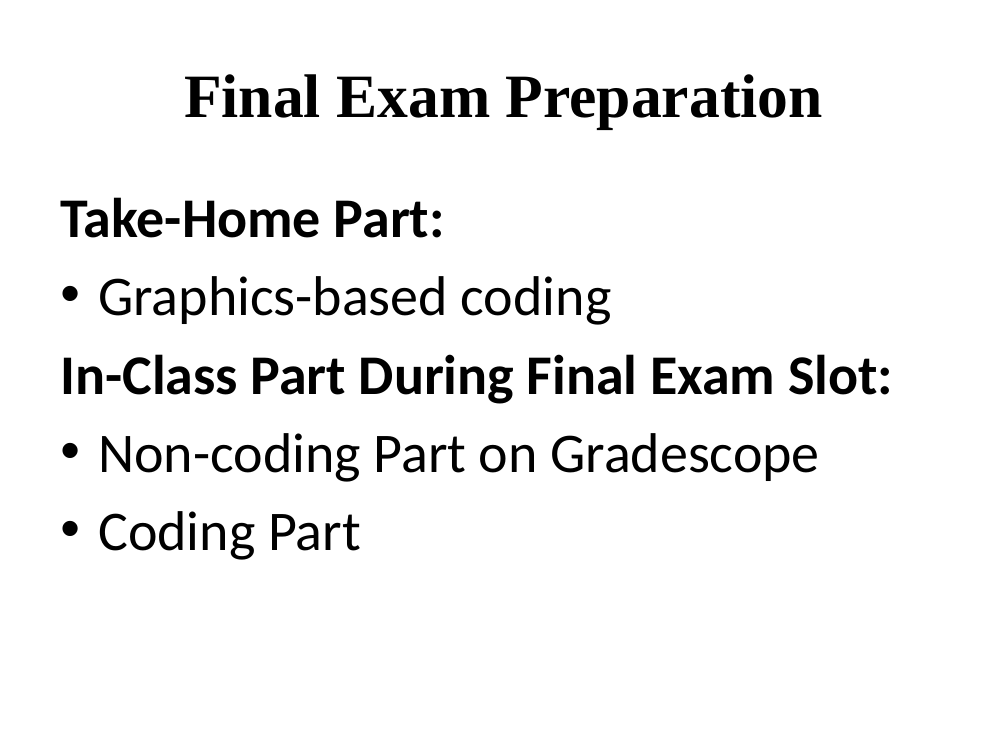
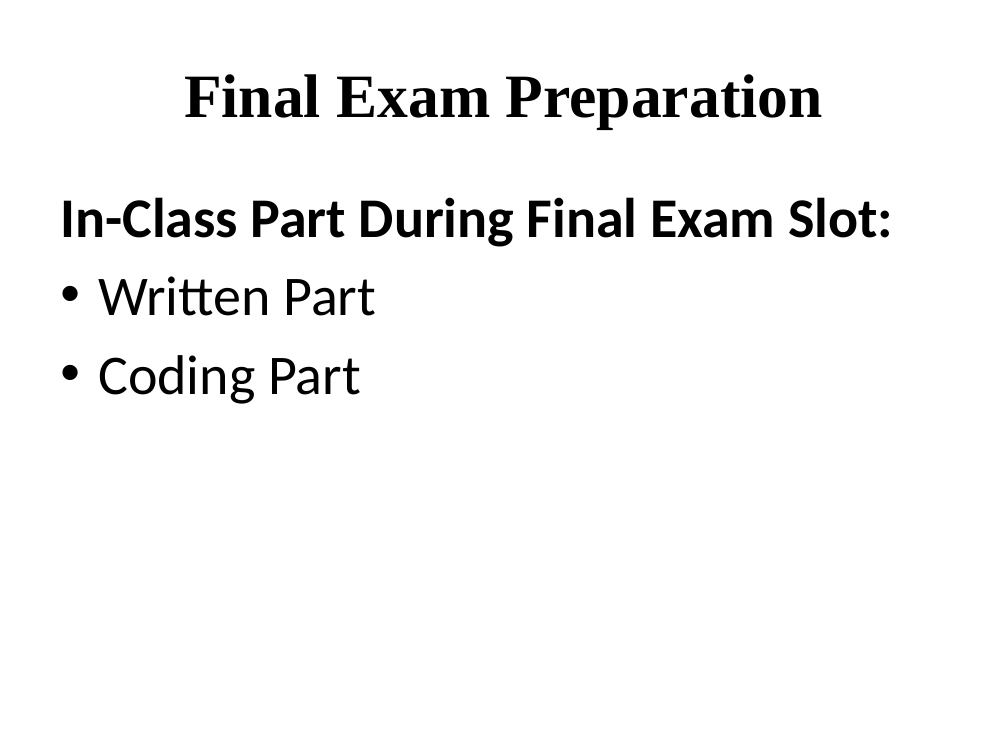
Before and after one commit to RHIT-CSSE/csse220, a slide deck: slide 2 of ClassMaterials/ComparableAndComparators/Slides/Part3-FinalExam.pptx. Drawn at 1008x756 pixels with LibreOffice and Linux fonts; fonts in the diff are those of the drawing. Boxes give left, top, right and bottom in pixels: in the first picture for what was removed or moved away, otherwise in the second. Text is boxed around its words. In the diff, an @@ line names an element or a change of style, - is before the commit and + after.

```diff
--- a/ClassMaterials/ComparableAndComparators/Slides/Part3-FinalExam.pptx
+++ b/ClassMaterials/ComparableAndComparators/Slides/Part3-FinalExam.pptx
@@ text at (x1=60, y1=197, x2=612, y2=325): paragraphs removed @@
-Take-Home Part:
-• Graphics-based coding
@@ text at (x1=98, y1=276, x2=376, y2=316): text changed @@
-• Non-coding Part on Gradescope
+• Written Part
```
Also in this commit, not shown: 2 other slides changed, 3 other files.
